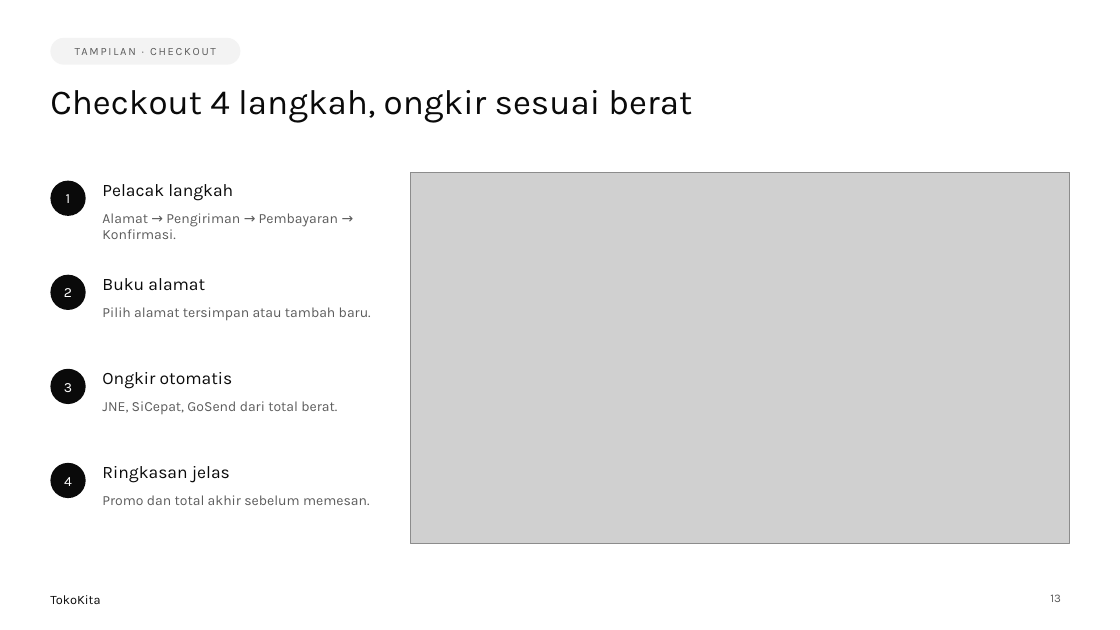
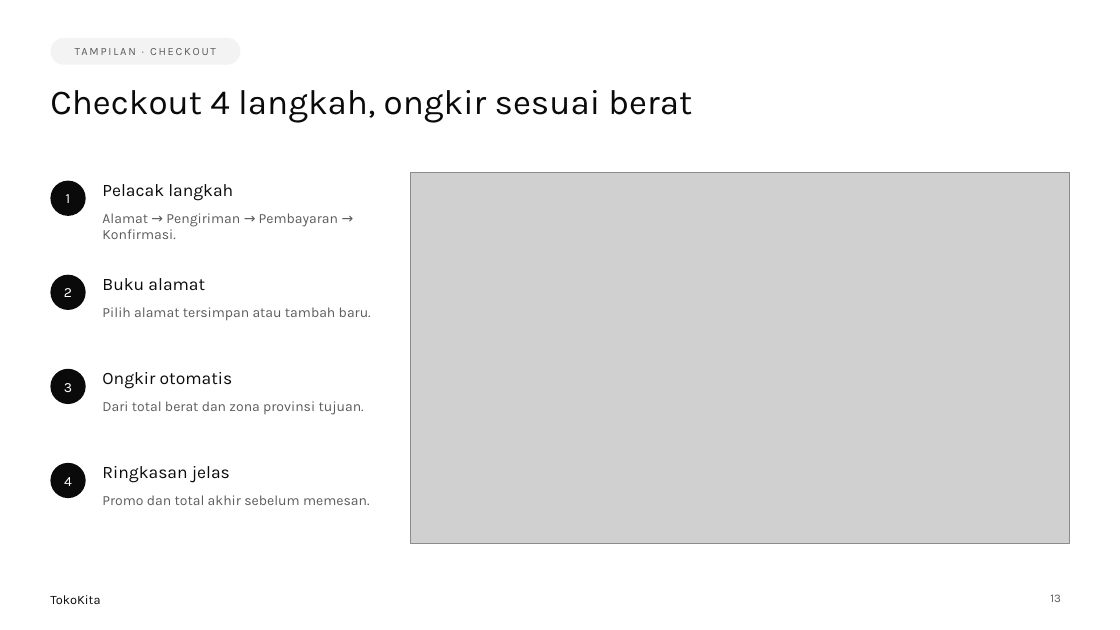
Before and after one commit to Magang-Project-Cmlabs/ecommerce, a slide deck: slide 13 of docs/Presentasi_ECommerce_TokoKita.pptx. Drawn at 1120x630 pixels with LibreOffice and Linux fonts; fonts in the diff are those of the drawing; grey boxes stand for pictures. Boxes give left, top, right and bottom in pixels: in the first picture for what was removed or moved away, otherwise in the second. Text is boxed around its words. In the diff, an @@ line names an element or a change of style, - is before the commit and + after.

```diff
--- a/docs/Presentasi_ECommerce_TokoKita.pptx
+++ b/docs/Presentasi_ECommerce_TokoKita.pptx
@@ text at [102,401,364,415]: text changed @@
-JNE, SiCepat, GoSend dari total berat.
+Dari total berat dan zona provinsi tujuan.
```
Also in this commit, not shown: 3 other slides changed, 8 other files.
